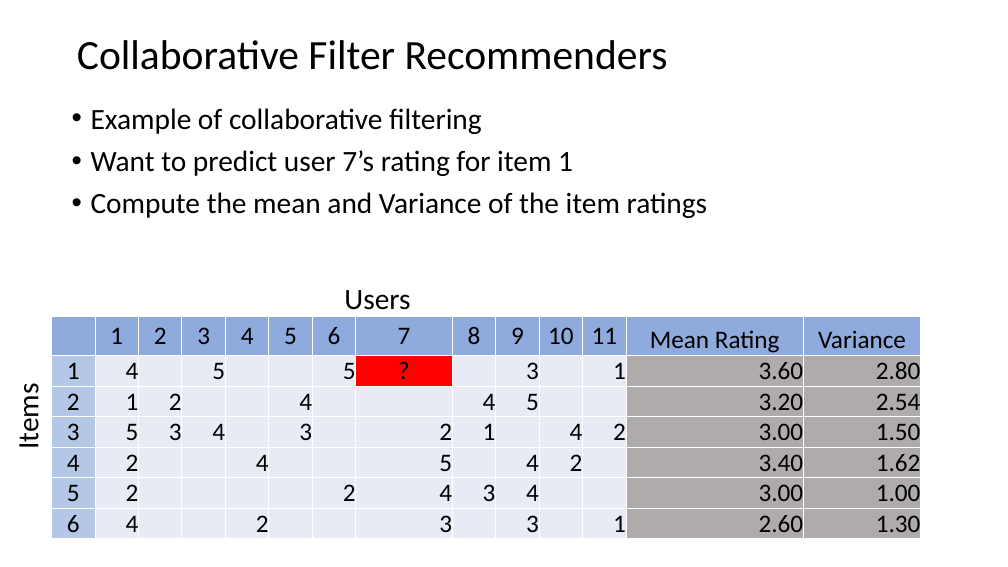
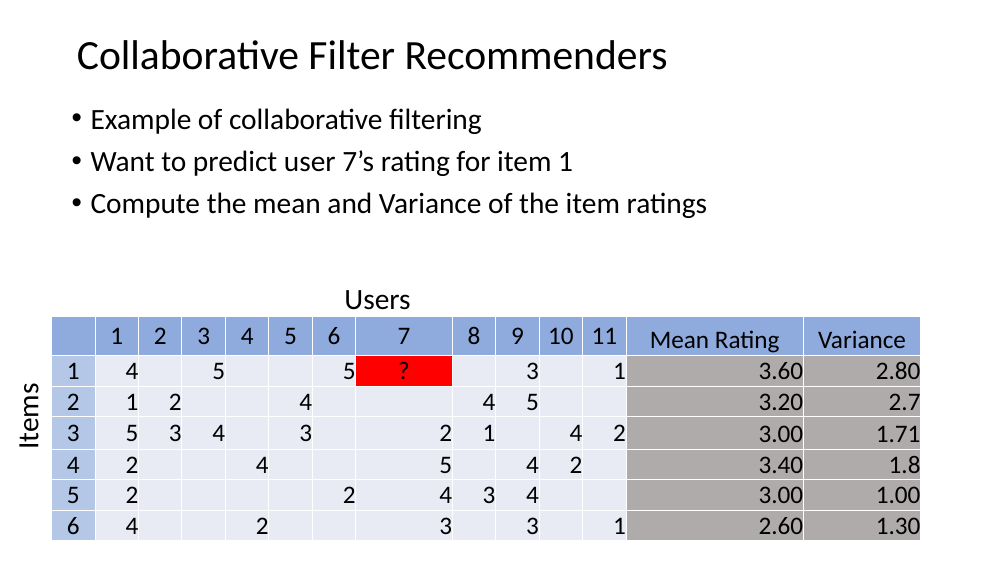
Before and after one commit to StephenElston/CSCI-E-108, a slide deck: slide 26 of slides/8_RecommenderSystems.pptx (slide 29 before the commit). Drawn at 1008x567 pixels with LibreOffice and Linux fonts; fonts in the diff are those of the drawing. Boxes give left, top, right and bottom in pixels: in the first picture for what was removed or moved away, otherwise in the second. Text is boxed around its words. In the diff, an @@ line names an element or a change of style, - is before the commit and + after.

Commit message:
Corrected error in recommender example

```diff
--- a/slides/8_RecommenderSystems.pptx
+++ b/slides/8_RecommenderSystems.pptx
@@ table at (51, 317, 917, 544) @@
-row 3, column 14: 2.54
+row 3, column 14: 2.7
-row 4, column 14: 1.50
+row 4, column 14: 1.71
-row 5, column 14: 1.62
+row 5, column 14: 1.8
```
Also in this commit, not shown: 9 other slides changed, 1 slide added, 4 slides removed.
